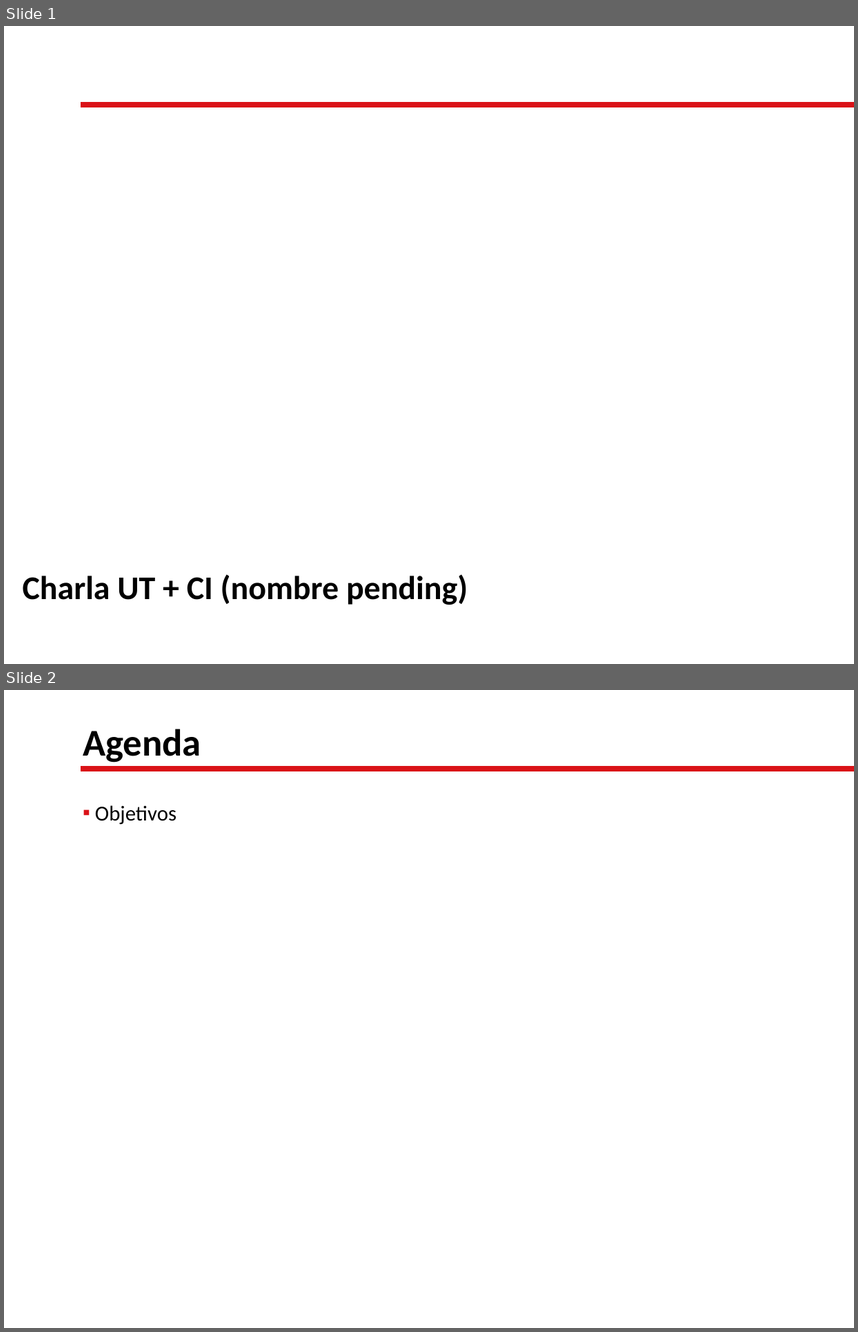
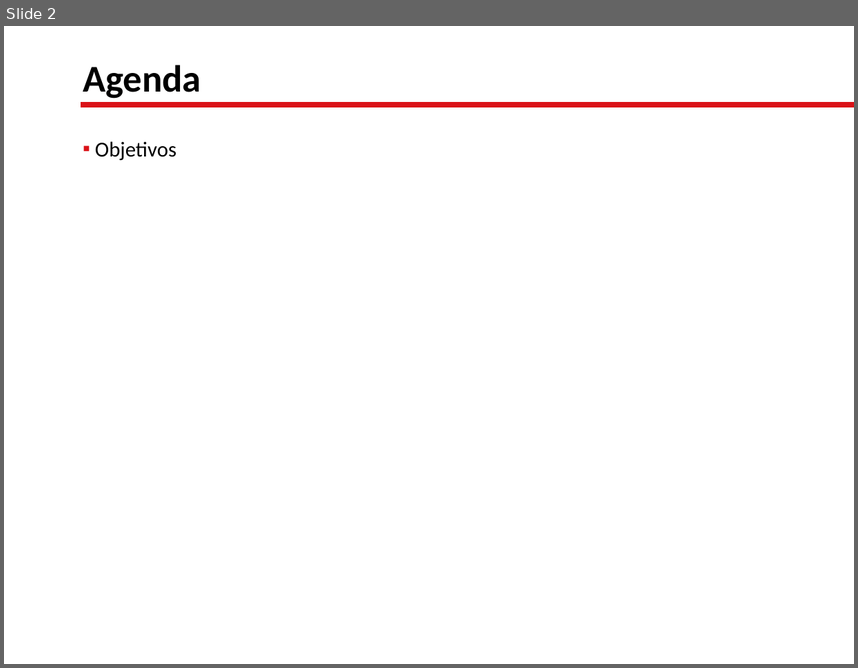
Before and after one commit to lgoldin/TestOrientedDevelopment, a slide deck: Test-Oriented Development.pptx. Shown one above the other, each under a label of ours: slides 1 and 2 before the commit, slide 2 after it. The pictures are 858x1332 and 858x668 pixels, drawn with LibreOffice and Linux fonts; fonts in the diff are those of the drawing; background and template pictures are left out. Boxes give left, top, right and bottom in pixels: in the first picture for what was removed or moved away, otherwise in the second. Text is boxed around its words. In the diff, an @@ line names an element or a change of style, - is before the commit and + after.

```diff
--- a/Test-Oriented Development.pptx
+++ b/Test-Oriented Development.pptx
@@ slide 1 removed at (4,26,854,664), background picture (left out); not listed: 1 template element that a slide beside it also shows @@
@@ text removed at (23,574,468,604) @@
-Charla UT + CI (nombre pending)
```
Also in this commit, not shown: 4 slides changed, 16 slides added, 11 other files.
